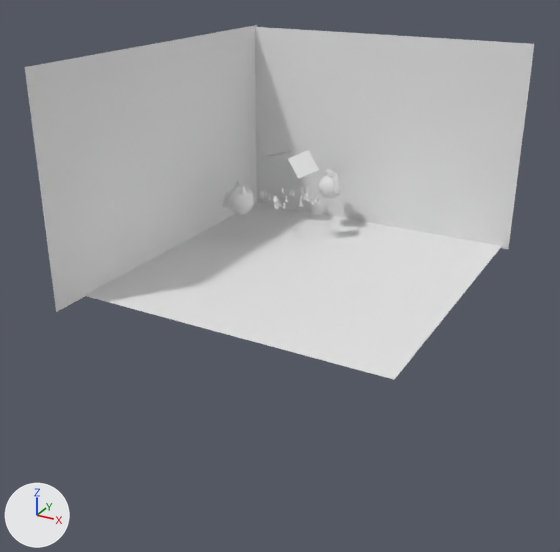
The Blender file 04-Shots/Shot9.blend as it was, and as the next commit left it.
Rendered twice from a 50 mm camera at (30.6, -57.1, 25.2) aimed at (2.2, -5.6, -0.6). The lights are fixed; the arrows at lower left show +X, +Y and +Z. Materials are left out; every surface is plain grey.

The first picture shows 'Hoehle', 'Teufel'.
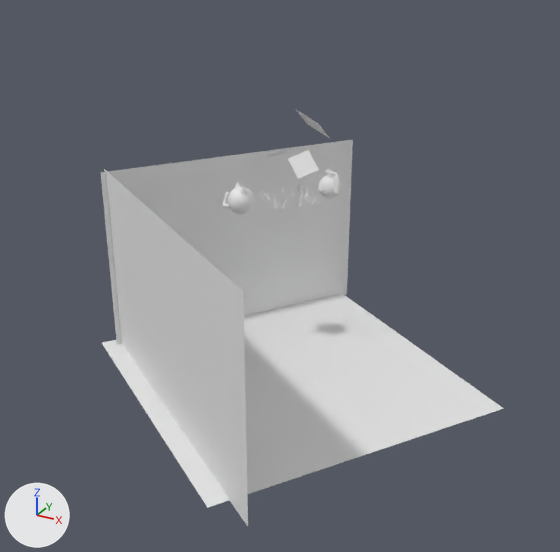
Boxes (x1, y1, x2, y2) around the edits, measured in the pictures (560 x 552 px):
```json
{"object": "Hoehle", "change": "reshaped, moved, turned, rescaled", "before": [25, 25, 534, 380], "after": [100, 140, 504, 526]}
{"object": "Plane", "change": "now drawn", "after": [296, 109, 329, 138]}
```

Scene script edits in JSON lines:
```json
{"op": "add", "block": "me_plane_002", "code": ["me_plane_002 = bpy.data.meshes.new('Plane.002')", "me_plane_002.from_pydata(...)  # 81 vertices, 64 faces; spans x -1.0..1.0, y -1.0..1.0, z 0.0"]}
{"op": "remove", "block": "col_hoehle", "code": "col_hoehle.objects.link(ob_plane)"}
{"op": "add", "block": "col_hoehle", "code": "col_hoehle.objects.link(ob_plane_003)"}
{"op": "set", "path": "ob_hoehle.location", "old": "(9.41, -9.62, 0.08)", "new": "(9.41, -1.84, -11.1)"}
{"op": "set", "path": "ob_hoehle.rotation_euler", "old": "(0.0, 0.0, 1.566)", "new": "(0.0, 0.0, 2.552)", "note": "degrees (0, 0, 90) -> degrees (0, 0, 146)"}
{"op": "remove", "block": "ob_plane", "code": ["ob_plane = bpy.data.objects.new('Plane', me_plane)", "ob_plane.location = (2.34, 2.64, 0.11)", "ob_plane.scale = (6.14, 6.14, 6.14)"]}
{"op": "add", "block": "ob_plane_003", "code": ["ob_plane_003 = bpy.data.objects.new('Plane.003', me_plane_002)", "ob_plane_003.location = (2.344, 2.644, 0.106)", "ob_plane_003.scale = (6.14, 6.14, 6.14)"]}
```
